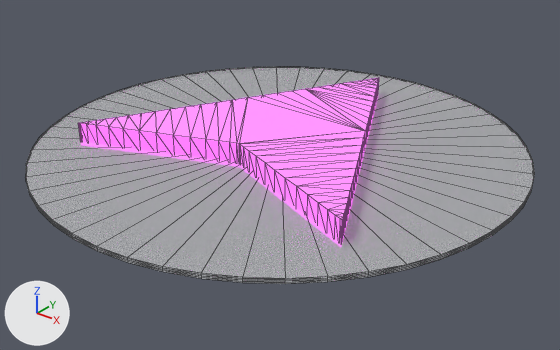
A saved change to the glTF model Cursor.glb.
One viewpoint serves both versions: a 50 mm lens placed at (182.6, -228.2, 128.7), pointed at (4.4, -5.4, -9.4). The lights are fixed; the arrows at lower left show +X, +Y and +Z. Mesh edges are drawn as thin lines. Where no turn or scale is listed for an object, it has been applied to the vertices.

In view in the first picture: 'Arrow.001', 'Cylinder'.
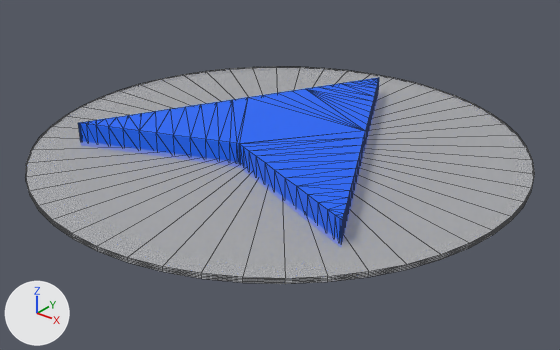
Patch to the scene script:
```diff
--- a/Cursor.glb.py
+++ b/Cursor.glb.py
@@ mat_blue @@
 mat_blue = principled_material('Blue')
-mat_blue.base_color = (0.153, 0.329, 0.655)  # blue #6d9bd4
-mat_blue.emission_color = (0.945, 0.0, 0.725)  # pink #f900dd
-mat_blue.emission_strength = 1.0
+mat_blue.base_color = (0.0, 0.133, 1.0)  # blue #0066ff
```

Pixel boxes (x1, y1, x2, y2) of what changed, in the pictures (560 x 350 px):
'Arrow.001', recoloured, surface changed (pink to blue): (78, 78, 379, 242) in both
